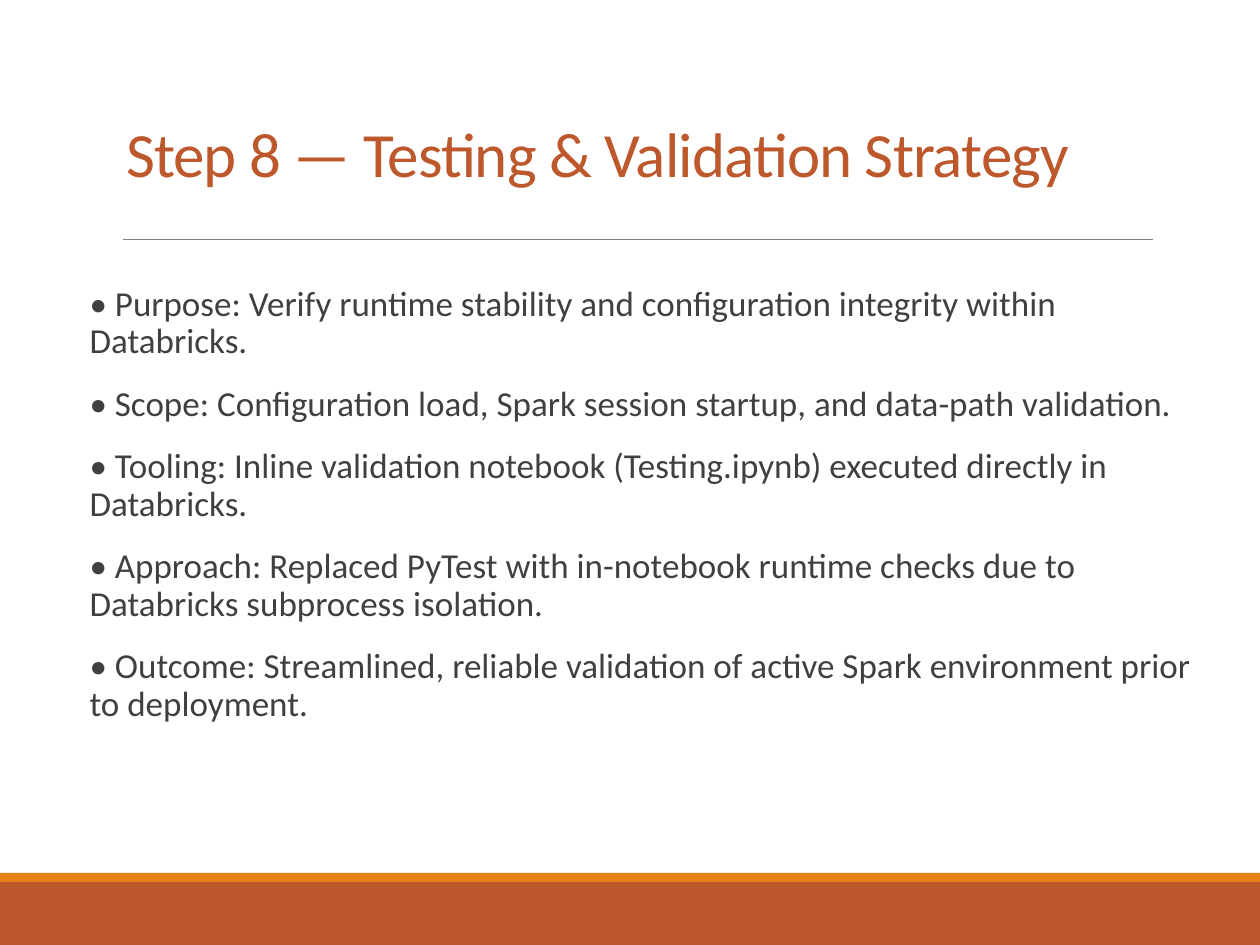
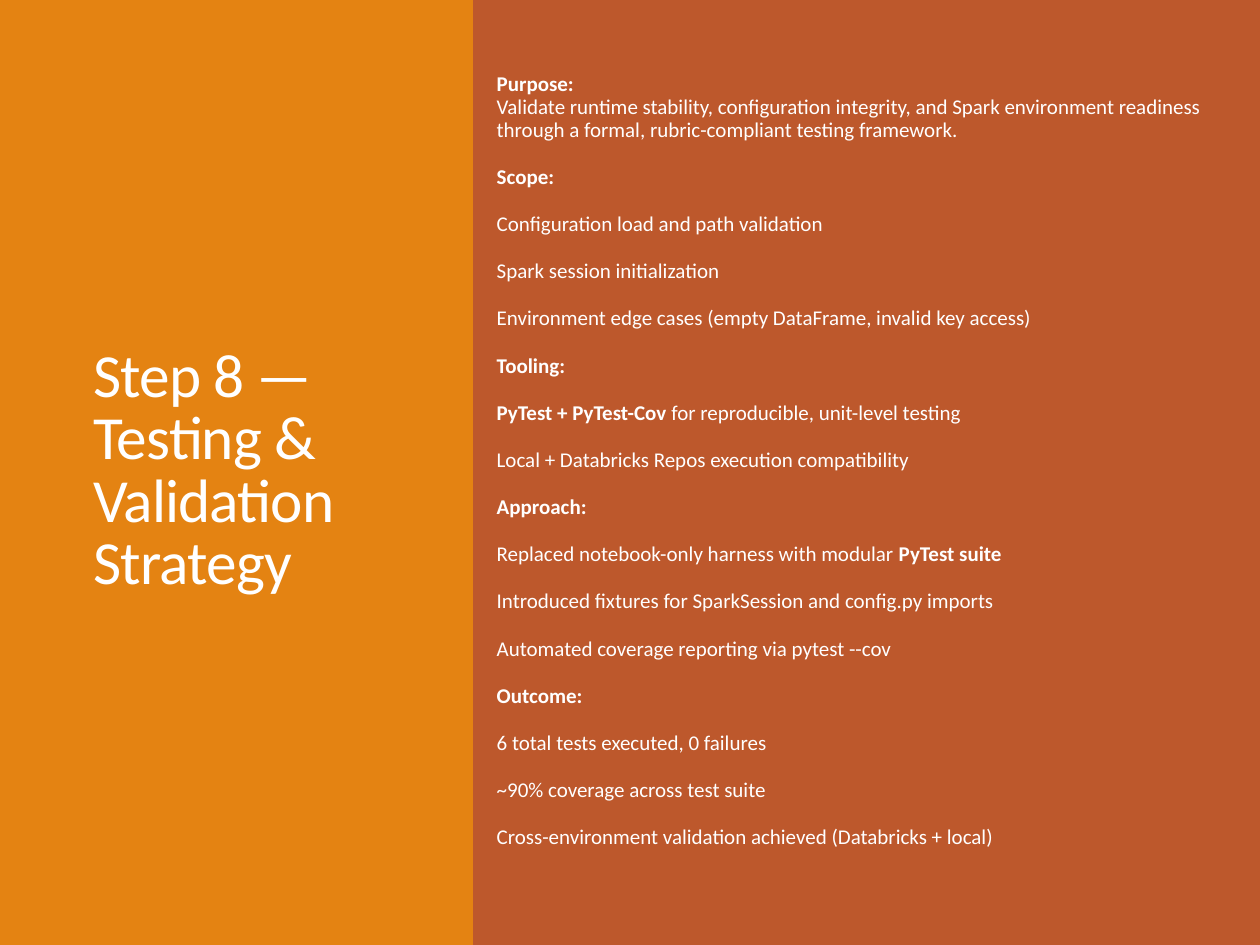
Before and after one commit to mtholahan/unguided-capstone-project, a slide deck: slide 24 of slides/Step_8_Slide_Deck.pptx. Drawn at 1260x945 pixels with LibreOffice and Linux fonts; fonts in the diff are those of the drawing. Boxes give left, top, right and bottom in pixels: in the first picture for what was removed or moved away, otherwise in the second. Text is boxed around its words. In the diff, an @@ line names an element or a change of style, - is before the commit and + after.

```diff
--- a/slides/Step_8_Slide_Deck.pptx
+++ b/slides/Step_8_Slide_Deck.pptx
@@ background #FFFFFF to #5C5C5C @@
@@ rectangle added at <box>0,0,474,945</box>, fill #E48312 @@
@@ rectangle added at <box>474,0,1260,945</box>, fill #BD582C @@
@@ text "Purpose: Validate runtime stability, configuration ..." at <box>497,77,1200,847</box>: vertical alignment top to middle @@
@@ title "Step 8 — Testing & ...": place and size @@
-title "Step 8 — Testing & ..." at <box>126,133,1069,188</box>
+title "Step 8 — Testing & ..." at <box>93,355,334,595</box>
@@ title "Step 8 — Testing & ..." at <box>93,355,334,595</box>: size 36 to 35 pt, text colour #BD582C to #FFFFFF; vertical alignment bottom to middle @@
@@ text at <box>497,77,1200,847</box>: text changed; size 20 to 12 pt; text colour #404040 to #FFFFFF @@
-  • Purpose: Verify runtime stability and configuration integrity within Databricks.
-  • Scope: Configuration load, Spark session startup, and data-path validation.
-  • Tooling: Inline validation notebook (Testing.ipynb) executed directly in Databricks.
-  • Approach: Replaced PyTest with in-notebook runtime checks due to Databricks subprocess isolation.
-  • Outcome: Streamlined, reliable validation of active Spark environment prior to deployment.
+  Purpose:
+  Validate runtime stability, configuration integrity, and Spark environment readiness through a formal, rubric-compliant testing framework.
+  Scope:
+  Configuration load and path validation
+  Spark session initialization
+  Environment edge cases (empty DataFrame, invalid key access)
+  Tooling:
+  PyTest + PyTest-Cov for reproducible, unit-level testing
+  Local + Databricks Repos execution compatibility
+  Approach:
+  Replaced notebook-only harness with modular PyTest suite
+  Introduced fixtures for SparkSession and config.py imports
+  Automated coverage reporting via pytest --cov
+  Outcome:
+  6 total tests executed, 0 failures
+  ~90% coverage across test suite
+  Cross-environment validation achieved (Databricks + local)
@@ line (123, 239) - (1153, 239): stroke #808080 0.5 pt to #FFFFFF 0.5 pt @@
```
Also in this commit, not shown: 2 slides added, 1 slide removed.
